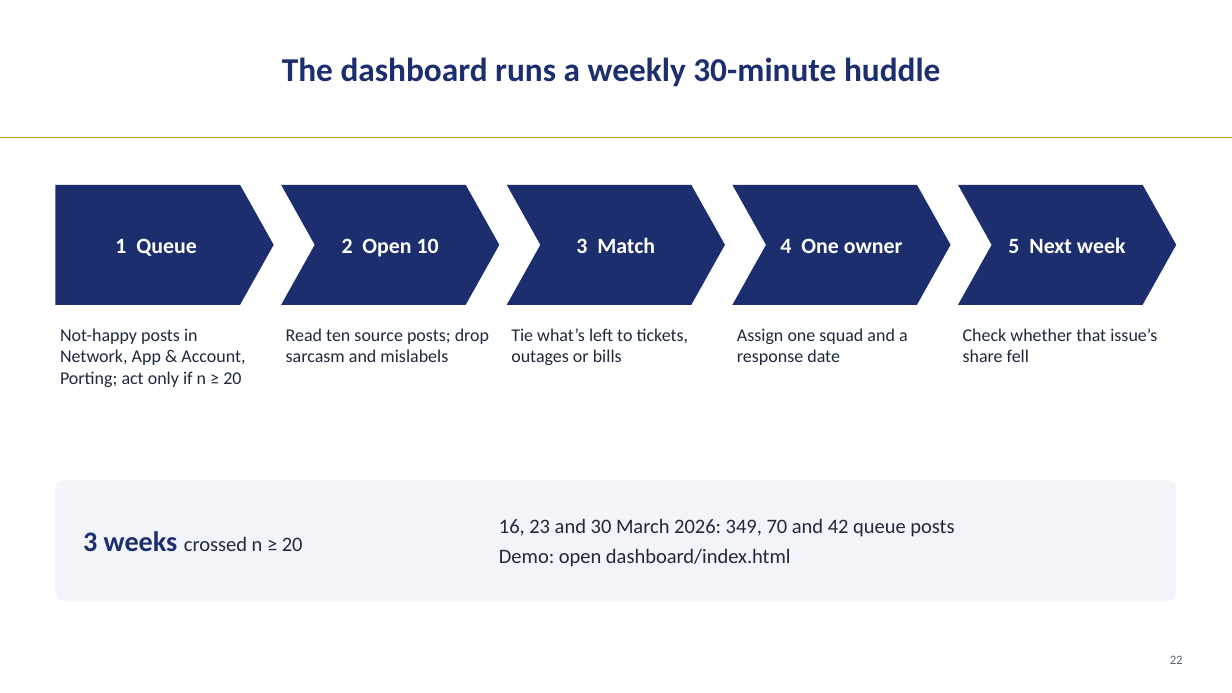
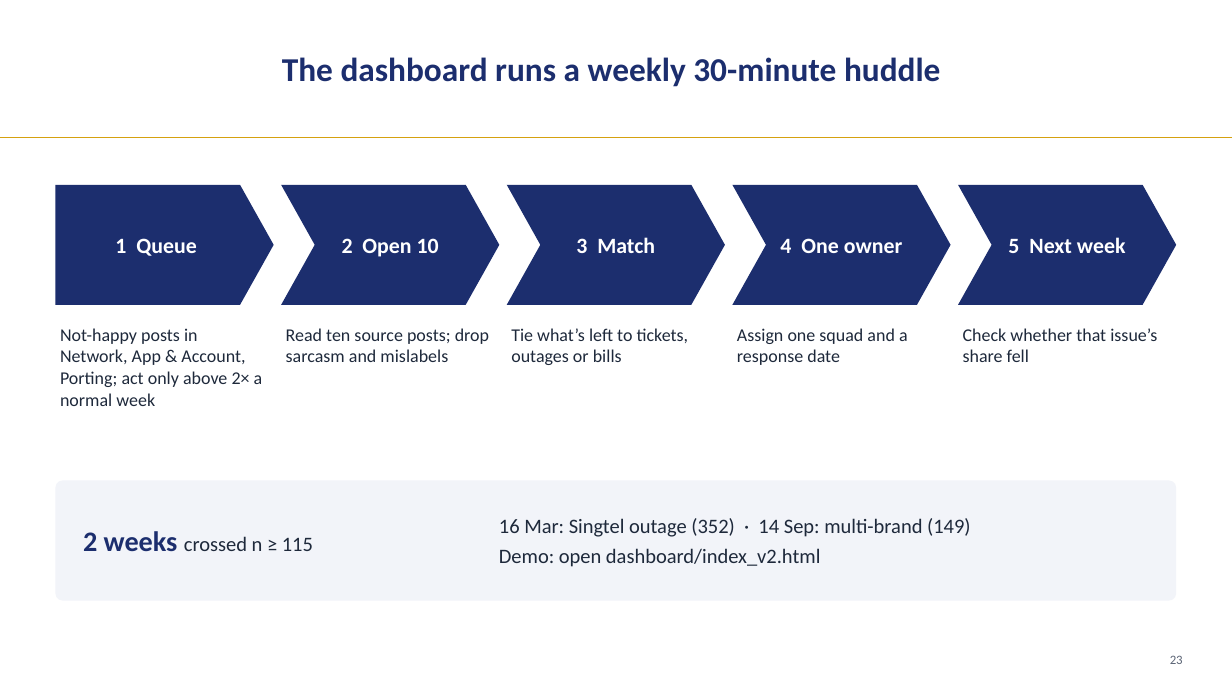
Before and after one commit to LizLicense/Public-Sentiment-Analysis-LLM-powered-Issue-Extraction, a slide deck: slide 23 of presentation/capstone_walkthrough.pptx (slide 22 before the commit). Drawn at 1232x693 pixels with LibreOffice and Linux fonts; fonts in the diff are those of the drawing; background and template pictures are left out. Boxes give left, top, right and bottom in pixels: in the first picture for what was removed or moved away, otherwise in the second. Text is boxed around its words. In the diff, an @@ line names an element or a change of style, - is before the commit and + after.

```diff
--- a/presentation/capstone_walkthrough.pptx
+++ b/presentation/capstone_walkthrough.pptx
@@ text at [60, 328, 263, 406]: text changed @@
-Not-happy posts in Network, App & Account, Porting; act only if n ≥ 20
+Not-happy posts in Network, App & Account, Porting; act only above 2× a normal week
@@ text at [83, 531, 313, 551]: text changed @@
-3 weeks crossed n ≥ 20
+2 weeks crossed n ≥ 115
@@ text at [499, 518, 970, 567]: text changed @@
-16, 23 and 30 March 2026: 349, 70 and 42 queue posts
-Demo: open dashboard/index.html
+16 Mar: Singtel outage (352) · 14 Sep: multi-brand (149)
+Demo: open dashboard/index_v2.html
```
Also in this commit, not shown: 17 other slides changed, 1 slide added, 13 other files.
